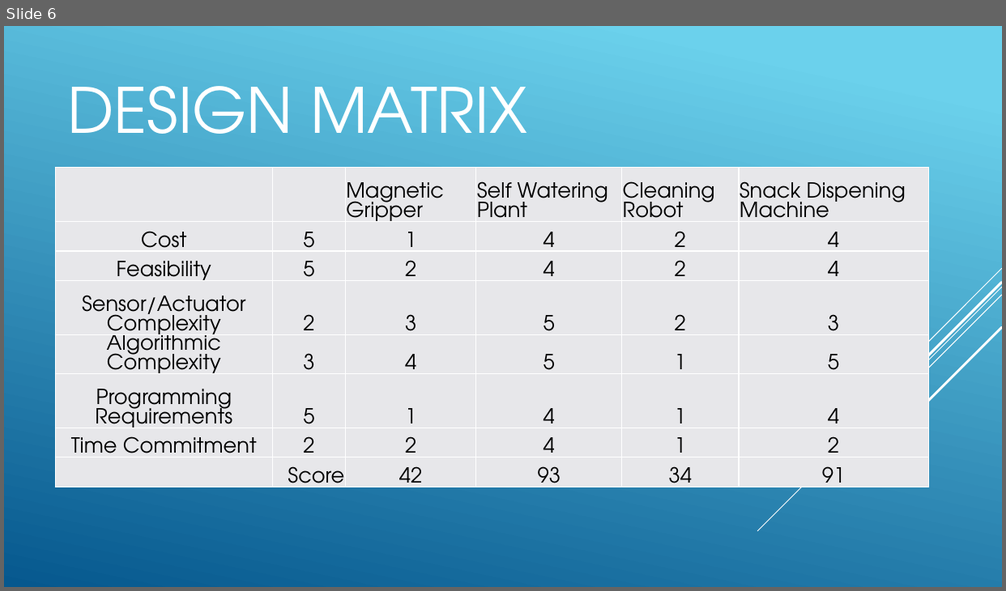
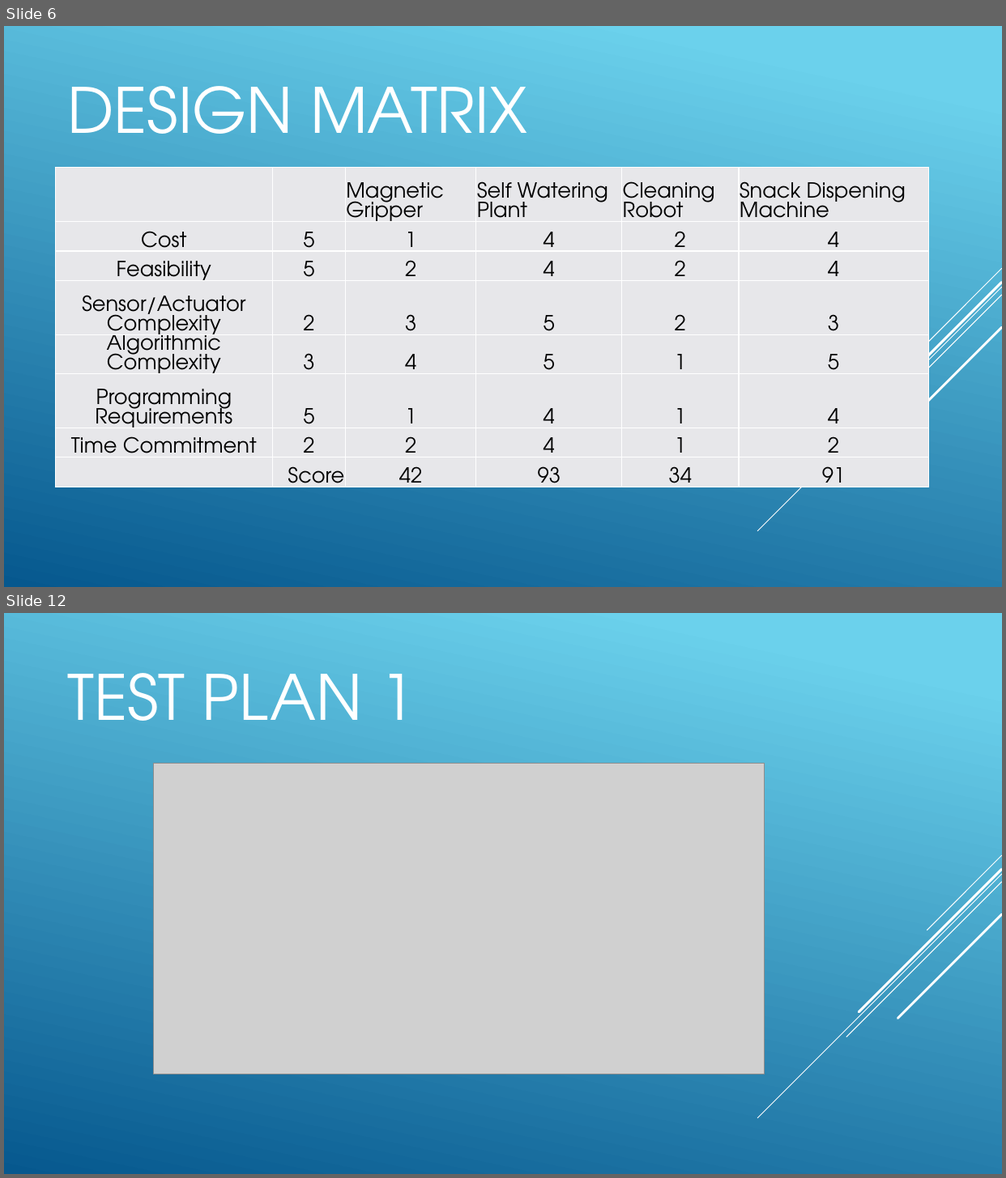
Before and after one commit to jp32/ece411-pdx, a slide deck: documents/presentation.pptx. Shown one above the other, each under a label of ours: slide 6 before the commit, slides 6 and 12 after it; the slides between them are not shown. The pictures are 1006x591 and 1006x1178 pixels, drawn with LibreOffice and Linux fonts; fonts in the diff are those of the drawing; grey boxes stand for pictures. Boxes give left, top, right and bottom in pixels: in the first picture for what was removed or moved away, otherwise in the second. Text is boxed around its words. In the diff, an @@ line names an element or a change of style, - is before the commit and + after.

```diff
--- a/documents/presentation.pptx
+++ b/documents/presentation.pptx
@@ slide 12 added at <box>4,613,1002,1174</box>, background gradient #6ED2EB to #06588E; not listed: 5 template elements that a slide beside it also shows @@
@@ title added at <box>67,673,415,721</box>, 60 pt, text #FFFFFF @@
+TEST PLAN 1
@@ picture added at <box>154,764,764,1075</box> @@
```
Also in this commit, not shown: 2 slides changed, 8 other slides added, 1 slide removed, 5 other files.
